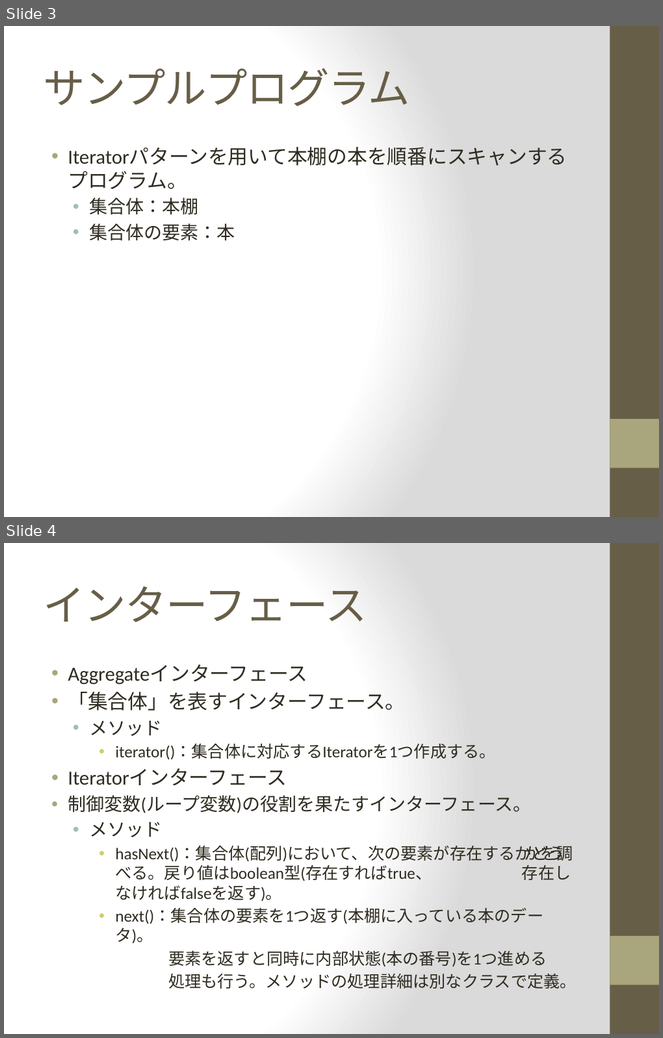
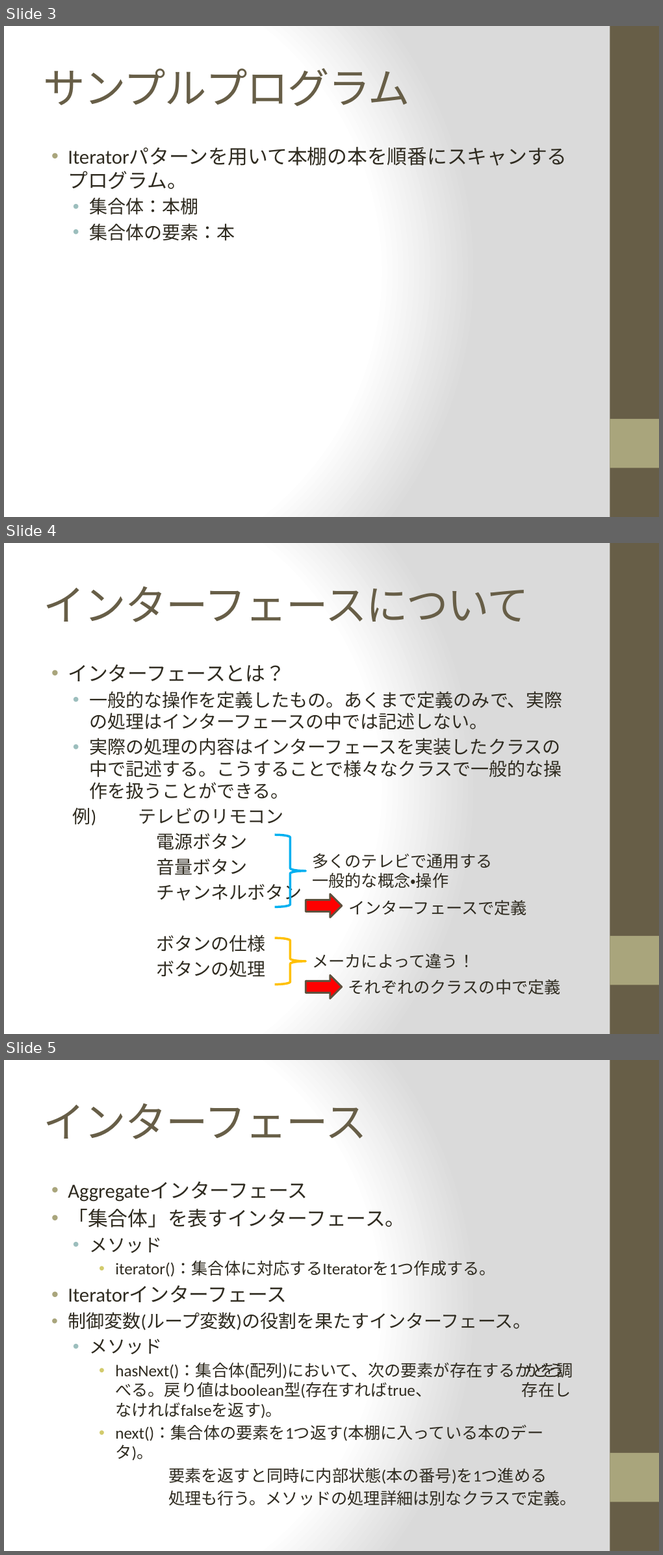
Before and after one commit to Shun40/Seminar-1, a slide deck: Seminar1_slide.pptx. Shown one above the other, each under a label of ours: slides 3 and 4 before the commit, slides 3, 4 and 5 after it. The pictures are 663x1038 and 663x1555 pixels, drawn with LibreOffice and Linux fonts; fonts in the diff are those of the drawing. Boxes give left, top, right and bottom in pixels: in the first picture for what was removed or moved away, otherwise in the second. Text is boxed around its words. In the diff, an @@ line names an element or a change of style, - is before the commit and + after.

Commit message:
Seminar1 slide about Iterator pattern.

```diff
--- a/Seminar1_slide.pptx
+++ b/Seminar1_slide.pptx
@@ slide 4 added at box(4, 543, 659, 1034), background gradient #FFFFFF to #DADADA; not listed: 2 template elements that a slide beside it also shows @@
@@ title added at box(43, 587, 529, 622), 46 pt, text #675E47 @@
+インターフェースについて
@@ text added at box(68, 665, 562, 977), 20 pt, text #2F2B20 @@
+• インターフェースとは？
+  • 一般的な操作を定義したもの。あくまで定義のみで、実際の処理はインターフェースの中では記述しない。
+  • 実際の処理の内容はインターフェースを実装したクラスの中で記述する。こうすることで様々なクラスで一般的な操作を扱うことができる。
+  例) テレビのリモコン
+  電源ボタン
+  音量ボタン
+  チャンネルボタン
+  ボタンの仕様
+  ボタンの処理
@@ right brace added at box(274, 835, 306, 907), outline #00B0F0 2.5 pt @@
@@ text added at box(312, 854, 492, 888), 18 pt, text #2F2B20 @@
+多くのテレビで通用する
+一般的な概念・操作
@@ right arrow added at box(306, 894, 342, 918), fill #FF0000, outline #5F513E 2 pt @@
@@ text added at box(349, 901, 527, 915), 18 pt, text #2F2B20 @@
+インターフェースで定義
@@ right brace added at box(274, 938, 306, 984), outline #FFC000 2.5 pt @@
@@ text added at box(312, 954, 475, 969), 18 pt, text #2F2B20 @@
+メーカによって違う！
@@ right arrow added at box(306, 975, 342, 999), fill #FF0000, outline #5F513E 2 pt @@
@@ text added at box(348, 980, 561, 995), 18 pt, text #2F2B20 @@
+それぞれのクラスの中で定義
@@ what was slide 4 is now slide 5 @@
```
